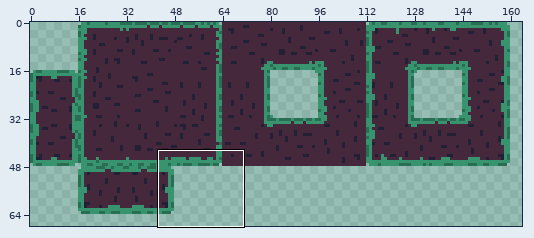
Edited in one commit: sprite sheet (Slicer/Content/Tilesets/outside.png). The picture above shows the old version from afar; the outline marks the close-up.
Close-up. The starting point:
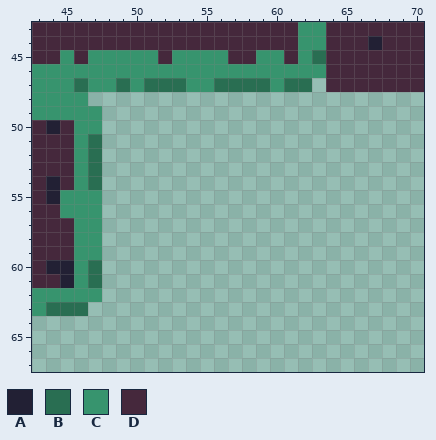
The file is 256x256 pixels. Shown: x 43..70, y 43..67. The wide view leaves out empty margins.
Palette (. is transparent): A #222034  B #296e52  C #37946e  D #45283c
Pixels before, first column x 43:
43 DDDDDDDDDDDDDDDDDDDCCDDDDDDD
44 DDDDDDDDDDDDDDDDDDDCCDDDADDD
45 DDCDCCCCCDCCCCDDCCDCBDDDDDDD
46 CCCCCCCCCCCCCCCCCCCCCDDDDDDD
47 CCCBCCBCBBBCCBBBBCBB.DDDDDDD
48 CCCC........................
49 CCCCC.......................
50 DADCC.......................
51 DDDCB.......................
52 DDDCB.......................
53 DDDCB.......................
54 DADCB.......................
55 DACCC.......................
56 DDCCC.......................
57 DDDCC.......................
58 DDDCC.......................
59 DDDCC.......................
60 DAACB.......................
61 DDACB.......................
62 CCCCC.......................
63 CBBB........................
And afterwards:
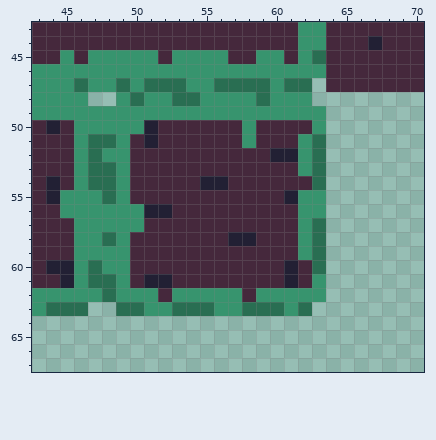
What changed:
Colour A now appears in rows 50 to 51 at x 51; in row 52 at x 60 to 61; in row 54 at x 55 to 56; in row 55 at x 61; in row 56 at x 51 to 52; in row 58 at x 57 to 58.
Colour A now appears in row 60 at x 61; in row 61 at x 51 to 52 and 61.
Colour B now appears in row 48 at x 50, 53 to 54 and 59; in row 51 at x 48 and 63; in row 52 at x 63; in rows 53 to 54 at x 48 and 63; in row 55 at x 48; in row 57 at x 63.
Colour B now appears in row 58 at x 48 and 63; in rows 59 to 60 at x 63; in rows 61 to 62 at x 48; in row 63 at x 49 to 50, 53 to 55, 58 to 60 and 62.
Colour C now appears in row 48 at x 49, 51 to 52, 55 to 58 and 60 to 62; in row 49 at x 48 to 63; in row 50 at x 48 to 50, 58 and 63; in row 51 at x 49, 58 and 62; in row 52 at x 48 to 49 and 62; in row 53 at x 49 and 62.
Colour C now appears in row 54 at x 49; in row 55 at x 49 and 62 to 63; in row 56 at x 48 to 50 and 62 to 63; in row 57 at x 48 to 50 and 62; in row 58 at x 49 and 62; in row 59 at x 48 to 49 and 62.
Colour C now appears in row 60 at x 48 to 49; in row 61 at x 49 and 63; in row 62 at x 49 to 51, 53 to 57 and 59 to 63; in row 63 at x 51 to 52, 56 to 57 and 61.
Colour D now appears in row 50 at x 52 to 57 and 59 to 62; in row 51 at x 50, 52 to 57 and 59 to 61; in row 52 at x 50 to 59; in row 53 at x 50 to 61; in row 54 at x 50 to 54 and 57 to 62; in row 55 at x 50 to 60.
Colour D now appears in row 56 at x 53 to 61; in row 57 at x 51 to 61; in row 58 at x 50 to 56 and 59 to 61; in row 59 at x 50 to 61; in row 60 at x 50 to 60 and 62; in row 61 at x 50, 53 to 60 and 62.
Colour D now appears in row 62 at x 52 and 58.
Where, in picture pixels (left, top, right, bottom), the same in both close-ups:
added: (102, 92, 326, 316)
